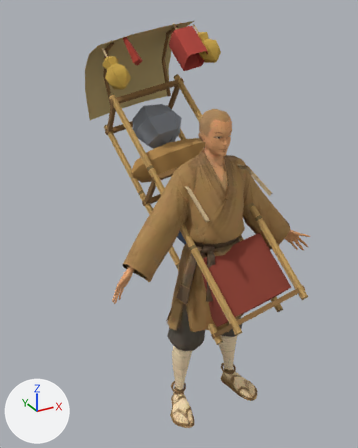
A saved change to the glTF model web/public/assets/chars/monk.glb.
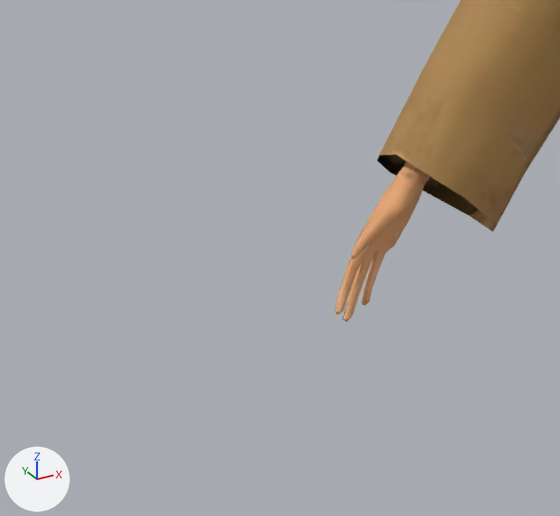
The first picture shows the older version from a camera (50 mm lens) standing at (-1.28, -1.97, 2.14) and looking at (-0.09, 0.2, 1.06). The close-ups show the older and then the newer version on the part from 9% to 46% of the width and 51% to 78% of the height of that picture. Only the edits that show in the close-ups are written down. Every picture has the same lights, and +X, +Y and +Z are marked at lower left. The close-ups show mesh edges as thin lines. Where no turn or scale is listed for an object, it has been applied to the vertices.

Objects in the first close-up: 'char1'.
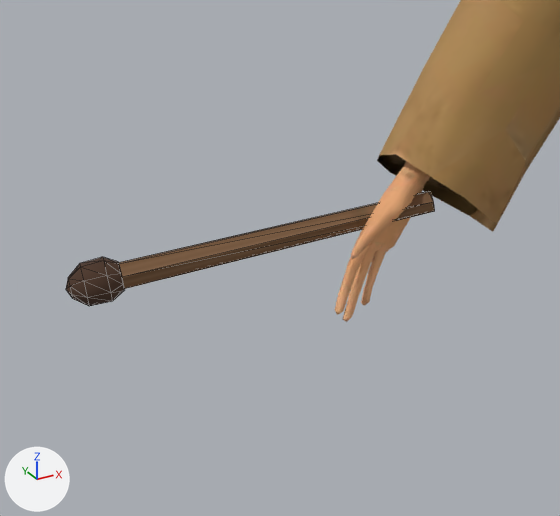
What changed in the scene script:
```text
Add me_prop_drumstick:
    me_prop_drumstick.from_pydata(...)  # 43 vertices, 82 faces; spans x -0.863..-0.458, y -0.063..0.038, z 0.91..0.979
    me_prop_drumstick.materials.append(mat_prop_palette)  # picture img_prop_palette
Add ob_prop_drumstick:
    ob_prop_drumstick = bpy.data.objects.new('prop_drumstick', me_prop_drumstick)
    ob_prop_drumstick.location = (0.0, 0.0, 0.0)
```

Where the change shows, as pixel boxes [x1, y1, x2, y2] in the close-ups (560 x 516 px):
'prop_drumstick', added (brown)
    after: [66, 191, 435, 306]
